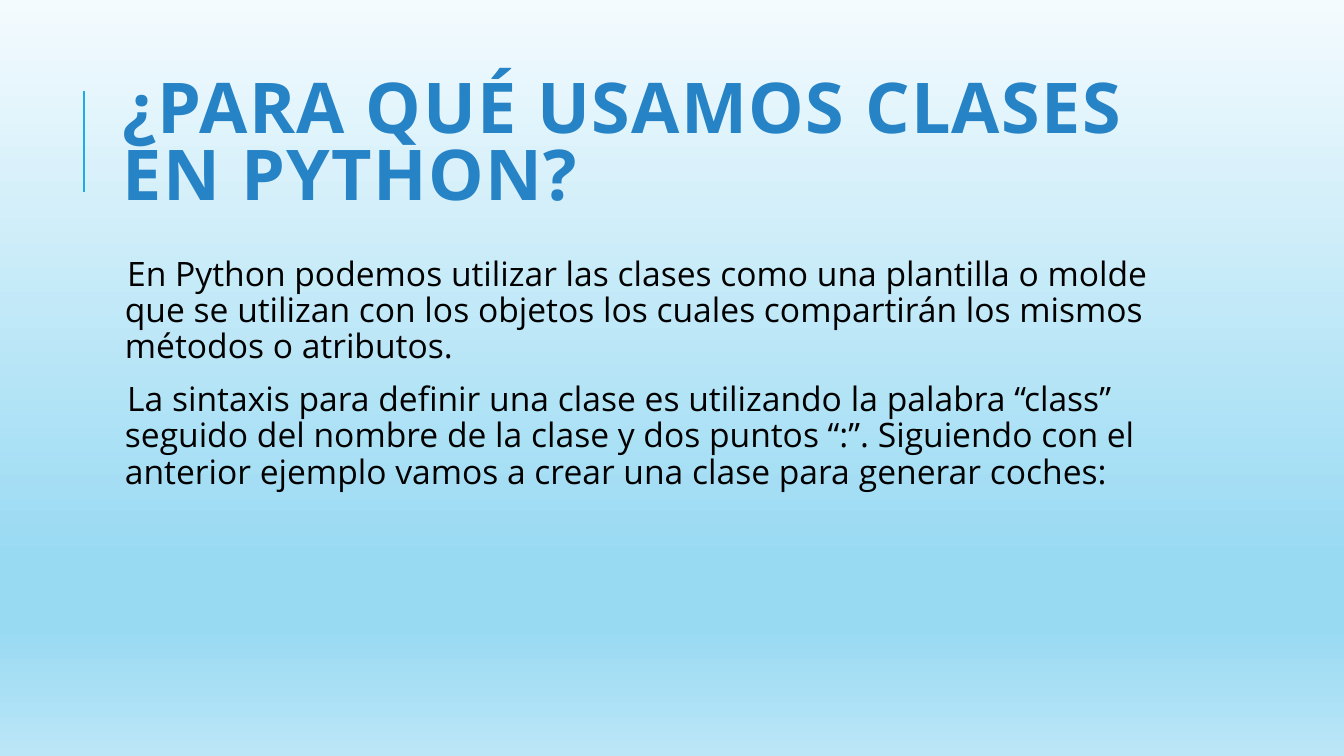
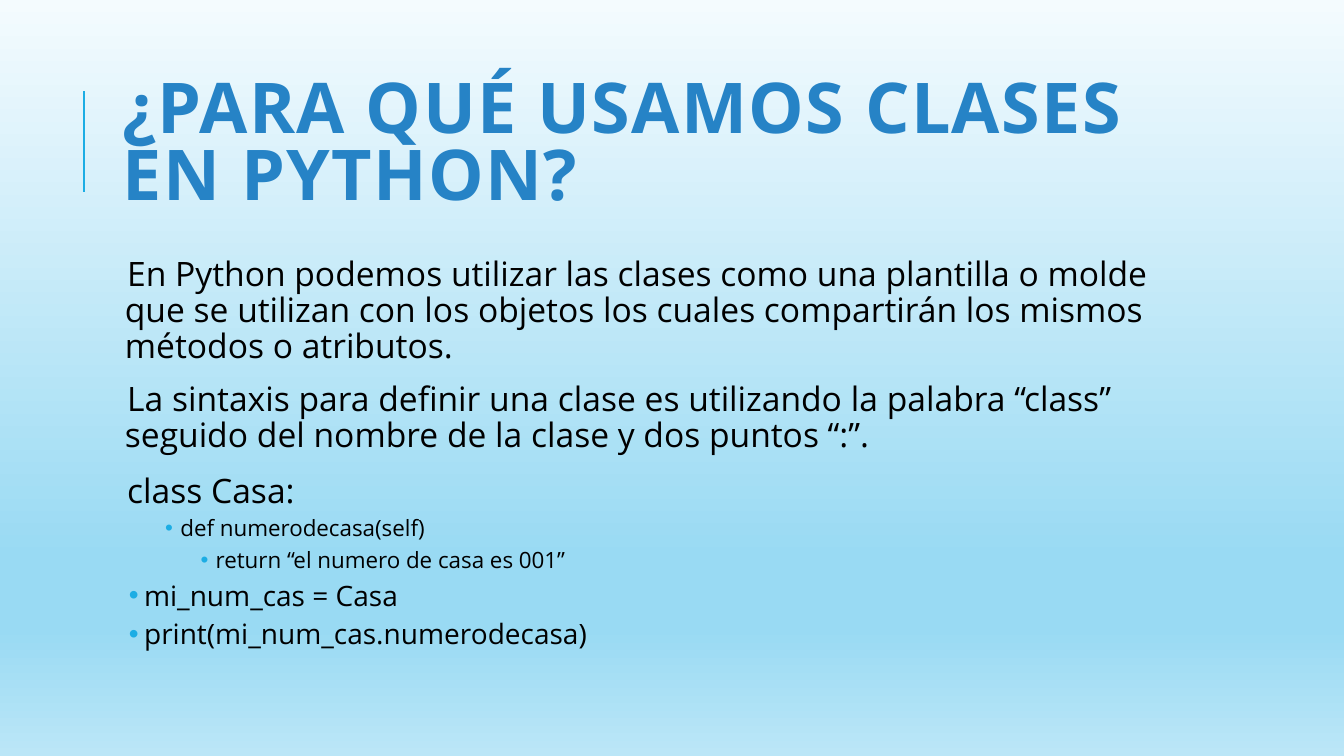
Before and after one commit to Nanoprogr/checkpoint_devcamp, a slide deck: slide 2 of checkpoint 6/Checkpoint 6.pptx. Drawn at 1344x756 pixels with LibreOffice and Linux fonts; fonts in the diff are those of the drawing. Boxes give left, top, right and bottom in pixels: in the first picture for what was removed or moved away, otherwise in the second. Text is boxed around its words. In the diff, an @@ line names an element or a change of style, - is before the commit and + after.

Commit message:
act

```diff
--- a/checkpoint 6/Checkpoint 6.pptx
+++ b/checkpoint 6/Checkpoint 6.pptx
@@ text at [125, 385, 1111, 651]: text changed @@
-  La sintaxis para definir una clase es utilizando la palabra “class” seguido del nombre de la clase y dos puntos “:”. Siguiendo con el anterior ejemplo vamos a crear una clase para generar coches:
+  La sintaxis para definir una clase es utilizando la palabra “class” seguido del nombre de la clase y dos puntos “:”.
+  class Casa:
+      • def numerodecasa(self)
+          • return “el numero de casa es 001”
+  • mi_num_cas = Casa
+  • print(mi_num_cas.numerodecasa)
```
